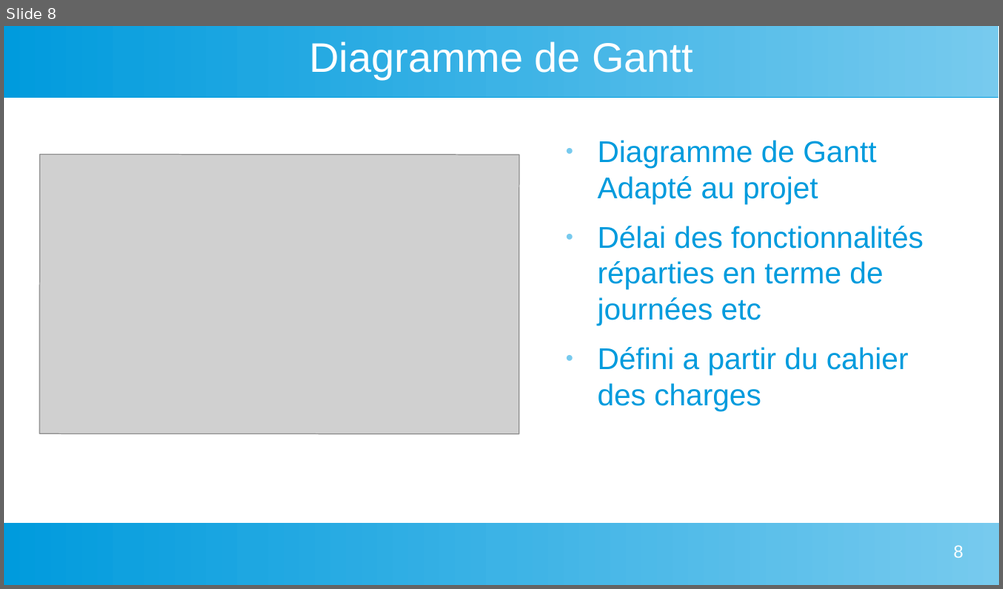
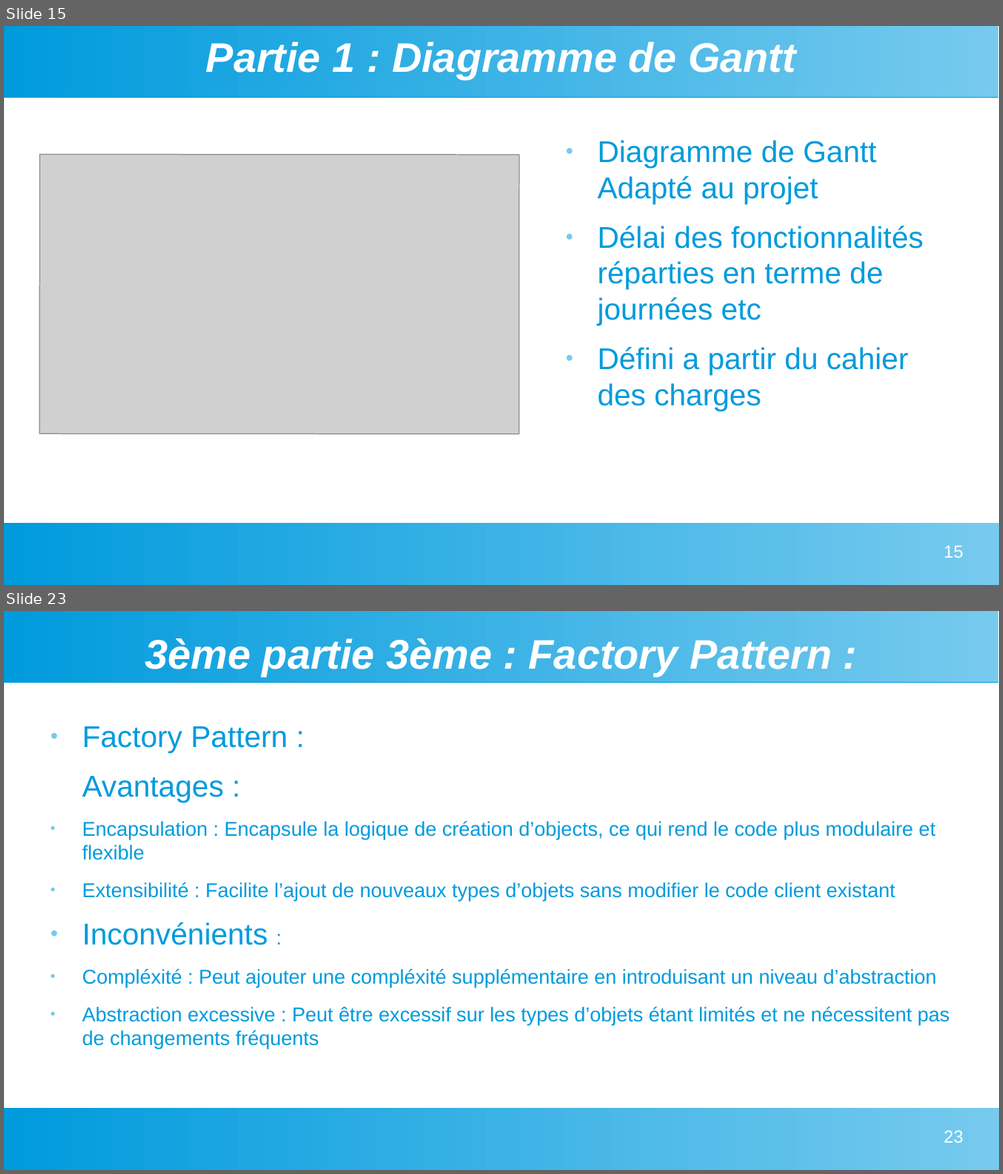
Before and after one commit to Myst564/Dev-Web, a slide deck: Projet Solo/DAB-INVOICE/Diaporama Projet Oral Stage IDEES Numérique.odp. Shown one above the other, each under a label of ours: slide 8 before the commit, slides 15 and 23 after it; the slides between them are not shown. The pictures are 1003x589 and 1003x1174 pixels, drawn with LibreOffice and Linux fonts; fonts in the diff are those of the drawing; grey boxes stand for pictures. Boxes give left, top, right and bottom in pixels: in the first picture for what was removed or moved away, otherwise in the second. Text is boxed around its words. In the diff, an @@ line names an element or a change of style, - is before the commit and + after.

```diff
--- a/Projet Solo/DAB-INVOICE/Diaporama Projet Oral Stage IDEES Numérique.odp
+++ b/Projet Solo/DAB-INVOICE/Diaporama Projet Oral Stage IDEES Numérique.odp
@@ slide 23 added at [4,611,999,1170], background #FFFFFF; not listed: 2 template elements that a slide beside it also shows @@
@@ title added at [145,638,831,676], 33 pt, text #FFFFFF, bold, italic @@
+3ème partie 3ème : Factory Pattern :
@@ text added at [82,726,950,1049], 16 pt, text #009BDD @@
+● Factory Pattern :
+Avantages :
+● Encapsulation : Encapsule la logique de création d’objects, ce qui rend le code plus modulaire et flexible
+● Extensibilité : Facilite l’ajout de nouveaux types d’objets sans modifier le code client existant
+● Inconvénients :
+● Compléxité : Peut ajouter une compléxité supplémentaire en introduisant un niveau d’abstraction
+● Abstraction excessive : Peut être excessif sur les types d’objets étant limités et ne nécessitent pas de changements fréquents
@@ page number added at [943,1130,962,1143], 14 pt, text #FFFFFF @@
+23
@@ what was slide 8 is now slide 15 @@
@@ slide 15 changed as well @@
@@ title at [206,42,796,79]: text changed; bold on; italic on @@
-Diagramme de Gantt
+Partie 1 : Diagramme de Gantt
@@ page number at [943,545,962,558]: text changed @@
-8
+15
```
Also in this commit, not shown: 6 other slides changed, 65 other slides added, 1 slide removed, 3 other files.
